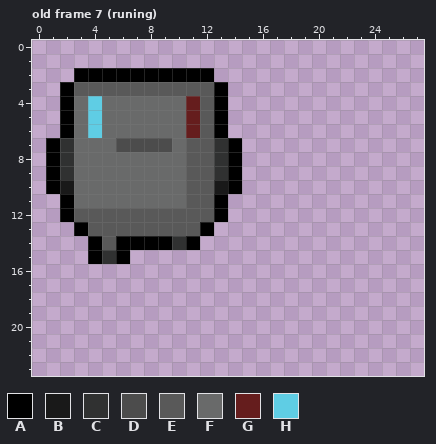
Two versions of one pixel-art file, Art/Aseprite/entities/kevin.aseprite. That is the earlier state.
1000x1000 pixels, 7 frames. Shown: old frame 7 (runing): x 0..27, y 0..23. The commit also changed other frames, which this record leaves out.
Palette (. is transparent): A #000000  B #191919  C #303131  D #4c4c4c  E #595959  F #696a6a  G #651d1d  H #5fcde4
Pixels before, old frame 7 (runing), first column x 1:
 2 ..AAAAAAAAAA..
 3 .AEEEEEEEEEEA.
 4 .AFHFFFFFFGEA.
 5 .AFHFFFFFFGEA.
 6 .AFHFFFFFFGEA.
 7 ACFFFDDDDFEECA
 8 ACFFFFFFFFEECA
 9 ACFFFFFFFFEECA
10 ABFFFFFFFFEEBA
11 .AFFFFFFFFEEA.
12 .AEEEEEEEEEEA.
13 ..AEEEEEEEEA..
14 ...AEAAAACA...
15 ...ACA........
And afterwards:
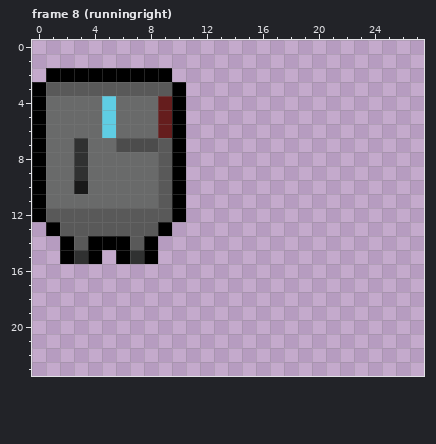
A new or re-ordered frame is compared with the old frame closest to it.
Difference:
frames 7 -> 13
Changed rows in their new state; - is an unchanged pixel.
Frame 8 (runningright) is new; against old frame 7 (runing):
first column x 0:
 2 -AA-------...--
 3 AEE-------A...-
 4 AFF-FH---GA...-
 5 AFF-FH---GA...-
 6 AFF-FH---GA...-
 7 AFFC-----EA....
 8 AFFC-----EA....
 9 AFFC-----EA....
10 AFFB-----EA....
11 AFF------EA...-
12 AEE-------A...-
13 -AEE-----A...--
14 --AE-A-E-...---
15 --AC-.-CA------
Changed places in both pictures, as pixel boxes (x1, y1, x2, y2):
changed: (32, 68, 242, 264)
